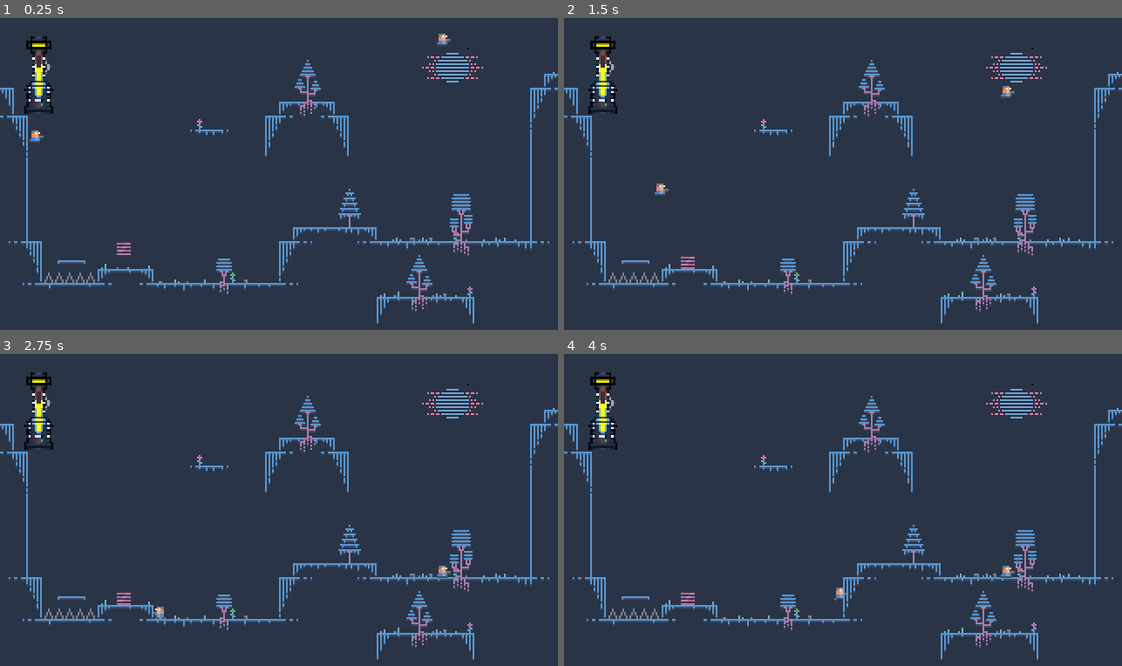
Above: before the commit, frames 1-4 (two rows, left to right).
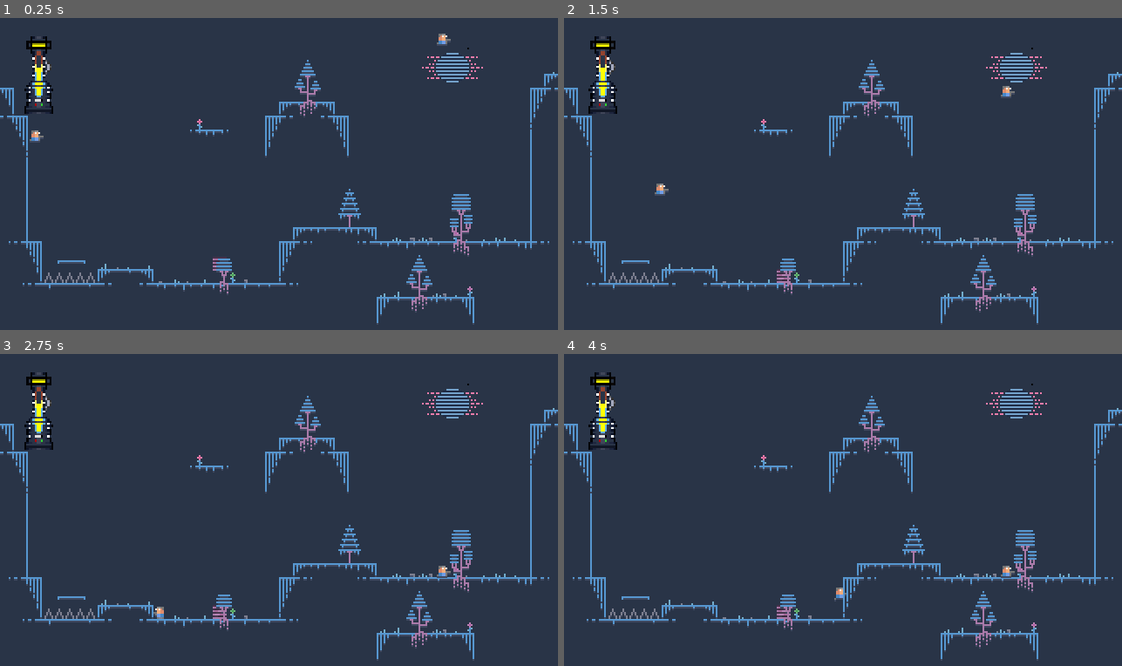
Above: after the commit, the same moments.

Repository: ddorn/gravity
Game: Godot game, scene res://World.tscn
The game is run twice, just before and just after one commit, with the same random seed, the same clock (stepped at 60 frames per second) and the same inputs.
Inputs:
- Up to frame 1 (0.25 s): no input
- Up to frame 2 (1.5 s): hold Right (ui_right) from 0.53 s (still down); tap Up (ui_up) at 0.77 s
- Up to frame 3 (2.75 s): tap Up (ui_up) at 1.52 s; release Right (ui_right) at 2.03 s; hold Left (ui_left) from 2.03 s (still down)
- Up to frame 4 (4 s): release Left (ui_left) at 2.78 s; hold Right (ui_right) from 2.78 s (still down); tap Up (ui_up) at 3.02, 3.77 s

The runs differ from the first frame. In frame 1, 0.1% of the frame differs, in the area x 20-41%, y 71-82%; in frame 2, 0.2%; in frame 3, 0.2%, in the area x 20-41%, y 75-85%; in frame 4, 0.2%.

Commit message:
Ajustement hitbox caisse
hitboxs ajustées et comportement légèrement ajusté

Diff:
--- a/Box.gd
+++ b/Box.gd
@@ -12,17 +12,18 @@
 
 const AIR_FRICTION = 0.03
 const GROUND_FRICTION = 0.4
-const MIN_SPEED = 10
-const MAX_SPEED = 50
+const MIN_SPEED = 30
+const MAX_SPEED = 64
 
 var last_velocity = Vector2.ZERO
 var velocity = Vector2.ZERO
 var circle_shape
-var not_pushing = true;
+var not_pushing;
 # Called when the node enters the scene tree for the first time.
 func _ready():
 	last_velocity = Vector2(velocity)
 	velocity.y = 0;
+	not_pushing = true
 
 func _physics_process(delta):
 	var GRAVITY = 200;
@@ -40,25 +41,27 @@
 	velocity = move_and_slide(velocity, Vector2.UP)
 
 func _on_LeftSide_body_entered(body):
-	not_pushing = false;
 	if body.get("TYPE") == "player":
-		print("velocity on box:", body.last_velocity.x)
-		if MAX_SPEED > body.last_velocity.x && body.last_velocity.x > MIN_SPEED :
-			velocity.x = body.last_velocity.x - MIN_SPEED;
+		not_pushing = false;
+		print("L : velocity on PLAYER:", body.last_velocity.x)
+		if MAX_SPEED > body.last_velocity.x && body.last_velocity.x >= MIN_SPEED :
+			velocity.x = body.last_velocity.x;
 		elif Input.get_action_strength("ui_right") :
-			 velocity.x = MAX_SPEED;
-	move_and_slide(velocity, Vector2.UP)
-
+			velocity.x = MAX_SPEED;
+		print("L : velocity on box:", velocity.x)
+		move_and_slide(velocity, Vector2.UP)
 
 
 func _on_RightSide_body_entered(body):
-	not_pushing = false;
 	if body.get("TYPE") == "player":
-		if -MIN_SPEED > body.last_velocity.x && body.last_velocity.x > -MAX_SPEED:
-			velocity.x = body.last_velocity.x + MIN_SPEED;
+		not_pushing = false;
+		print("R : velocity on PLAYER:", body.last_velocity.x)
+		if -MIN_SPEED > body.last_velocity.x && body.last_velocity.x >= -MAX_SPEED:
+			velocity.x = body.last_velocity.x+10;
 		elif Input.get_action_strength("ui_left") :
-			 velocity.x = -MAX_SPEED;
-	move_and_slide(velocity, Vector2.UP)
+			velocity.x = -MAX_SPEED;
+		print("R : velocity on box:", velocity.x)
+		move_and_slide(velocity, Vector2.UP)
 
 func _on_IsGoingToPush_body_exited(body):
 	if body.get("TYPE") == "player":
--- a/Box.tscn
+++ b/Box.tscn
@@ -4,16 +4,16 @@
 [ext_resource path="res://Box.gd" type="Script" id=2]
 
 [sub_resource type="RectangleShape2D" id=1]
-extents = Vector2( 3.81812, 3.84371 )
+extents = Vector2( 3.98224, 3.84371 )
 
 [sub_resource type="RectangleShape2D" id=2]
-extents = Vector2( 2.26615, 3.76823 )
+extents = Vector2( 2.20938, 3.76823 )
 
 [sub_resource type="RectangleShape2D" id=3]
-extents = Vector2( 2.08741, 3.7677 )
+extents = Vector2( 2.06619, 3.76738 )
 
 [sub_resource type="RectangleShape2D" id=4]
-extents = Vector2( 7.53437, 3.7115 )
+extents = Vector2( 9.27719, 3.7115 )
 
 [node name="Box" type="KinematicBody2D"]
 script = ExtResource( 2 )
@@ -22,7 +22,7 @@
 texture = ExtResource( 1 )
 
 [node name="CollisionShape2D" type="CollisionShape2D" parent="."]
-position = Vector2( -0.0139208, 0.0781932 )
+position = Vector2( 0.0017042, 0.0860057 )
 shape = SubResource( 1 )
 
 [node name="LeftSide" type="Area2D" parent="."]
@@ -35,13 +35,13 @@
 [node name="RightSide" type="Area2D" parent="."]
 
 [node name="CollisionShape2D" type="CollisionShape2D" parent="RightSide"]
-position = Vector2( 2.59933, 0.0772064 )
+position = Vector2( 2.70218, 0.0639766 )
 shape = SubResource( 3 )
 
 [node name="IsGoingToPush" type="Area2D" parent="."]
 
 [node name="CollisionShape2D" type="CollisionShape2D" parent="IsGoingToPush"]
-position = Vector2( -0.017086, 0.0341716 )
+position = Vector2( -0.017086, 0.0512572 )
 shape = SubResource( 4 )
 [connection signal="body_entered" from="LeftSide" to="." method="_on_LeftSide_body_entered"]
 [connection signal="body_entered" from="RightSide" to="." method="_on_RightSide_body_entered"]
--- a/Interface/Interface.tscn
+++ b/Interface/Interface.tscn
@@ -148,7 +148,6 @@
 scale = Vector2( 0.6, 0.6 )
 texture = ExtResource( 3 )
 hframes = 3
-frame = 1
 
 [node name="AnimGrav" type="AnimationPlayer" parent="HBoxContainer"]
 anims/High_grav = SubResource( 1 )
--- a/World.tscn
+++ b/World.tscn
@@ -666,4 +666,5 @@
 curve = SubResource( 40 )
 
 [node name="Box" parent="." instance=ExtResource( 9 )]
-position = Vector2( 71, 125 )
+position = Vector2( 126.218, 134.367 )
+[connection signal="new_grav" from="Player" to="Interface" method="_on_Player_new_grav"]
